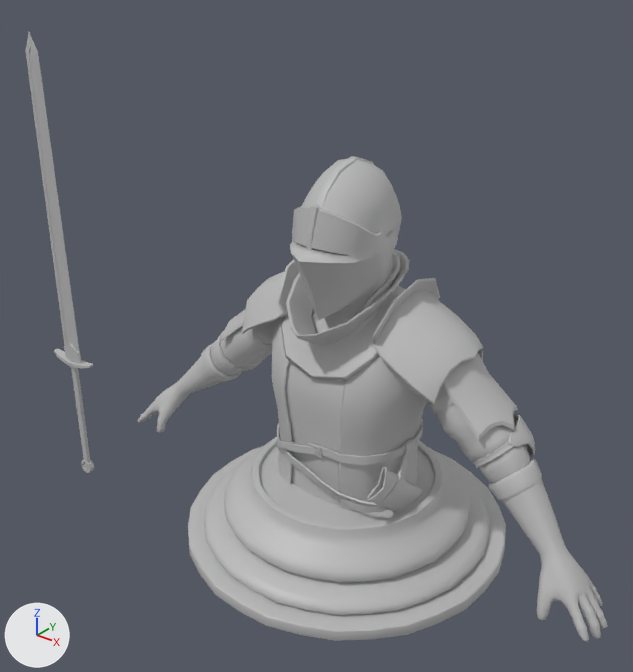
One commit to the FBX model Assets/Model/Unit/knight.fbx: the scene before it, then after it.
Before and after are seen from a 50 mm camera at (1.97, -2.68, 2.59) aimed at (-0.31, 0.16, 0.83). The lights are fixed; the arrows at lower left show +X, +Y and +Z. Where no turn or scale is listed for an object, it has been applied to the vertices.

Before the edit, the objects in view are built like this:
```python
me_mesh = bpy.data.meshes.new('Mesh')
me_mesh.from_pydata(...)  # 2748 vertices, 2668 faces; spans x -1.27..1.27, y -0.32..0.27, z 0.15..1.74
me_mesh.materials.append(mat_lambert1)  # grey #bcbcbc
me_mesh_001 = bpy.data.meshes.new('Mesh.001')
me_mesh_001.from_pydata(...)  # 1506 vertices, 1435 faces; spans x -2.17..0.82, y -0.34..0.3, z -0.56..2.06
me_mesh_001.materials.append(mat_lambert1)  # grey #bcbcbc
me_mesh_002 = bpy.data.meshes.new('Mesh.002')
me_mesh_002.from_pydata(...)  # 642 vertices, 640 faces; spans x -0.732..0.732, y -0.732..0.732, z 0.0..0.313
me_mesh_002.materials.append(mat_lambert1)  # grey #bcbcbc
ob_knight_accessories = bpy.data.objects.new('knight_accessories', me_mesh_001)
ob_knight_accessories.location = (0.0, 0.0, 0.0)
ob_knight_base = bpy.data.objects.new('knight_base', me_mesh)
ob_knight_base.location = (0.0, 0.0, 0.0)
ob_pedestal = bpy.data.objects.new('pedestal', me_mesh_002)
ob_pedestal.location = (0.0, 0.0, 0.0)
```
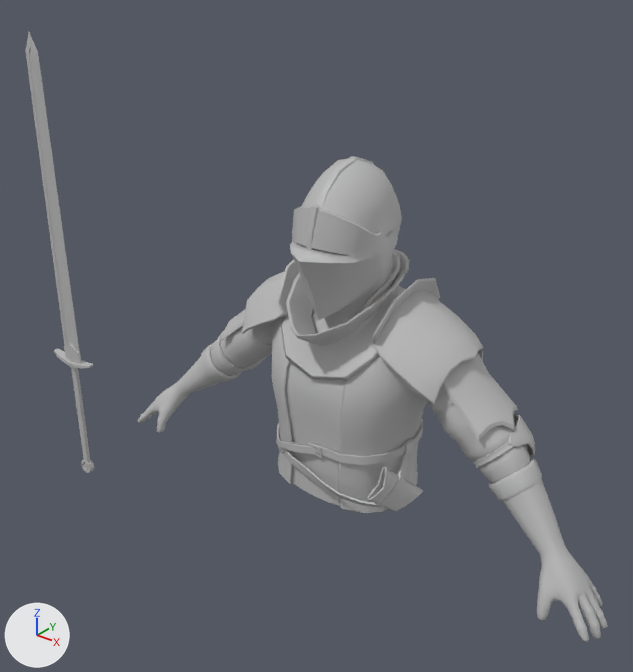
Boxes (x1, y1, x2, y2) around the edits, measured in the pictures (633 x 672 px):
'pedestal', deleted: before (188, 437, 506, 641)

The change in detail:
Object 'pedestal' (ob_pedestal) is deleted.
